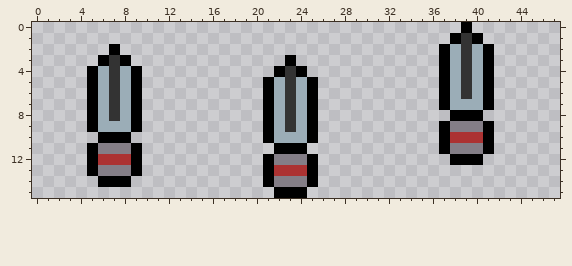
Pixel-art sprite -- assets/Weapons/sword.png. The picture above was drawn from the file before the commit.
The file is 48x16 pixels.
The same view after the edit:
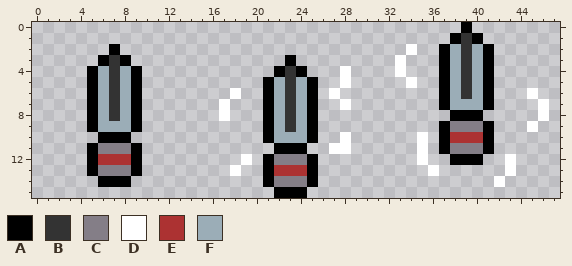
Palette (. is transparent): A #000000  B #333333  C #847e87  D #ffffff  E #ac3232  F #9badb7
From old to new:
Changed rows in their new state; - is an unchanged pixel.
first column x 17:
 2 -----------------D------------
 3 ----------------D-------------
 4 -----------D----D-------------
 5 -----------D-----D------------
 6 -D--------D-----------------D-
 7 D----------D-----------------D
 8 D----------------------------D
 9 ----------------------------D-
10 -----------D------D-----------
11 ----------DD------D-----------
12 --D---------------D-------D---
13 -D-----------------D------D---
14 -------------------------D----
Changed places in both pictures, as pixel boxes (x1, y1, x2, y2):
added: (395, 44, 417, 88)
added: (329, 66, 351, 154)
added: (219, 88, 241, 121)
added: (494, 88, 549, 187)
added: (417, 132, 439, 176)
added: (230, 154, 252, 176)
